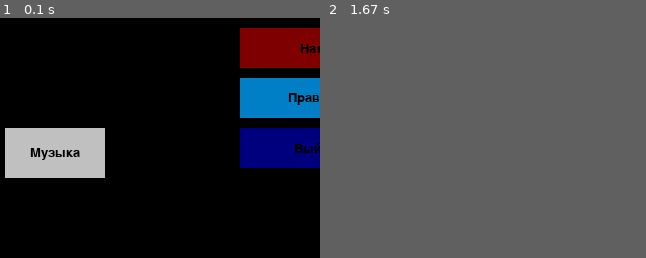
Above: before the commit, frames 1-2 (left to right).
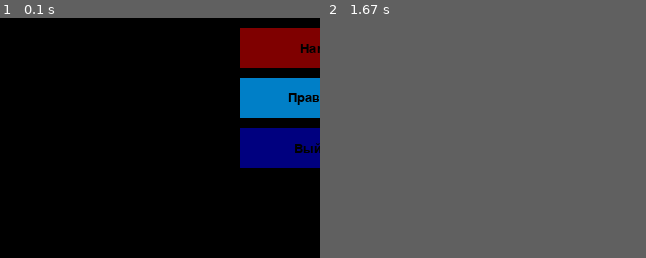
Above: after the commit, the same moments.

Repository: pepilica/project_pygame
Game: pygame game, started from yl2.py
Two runs of this game, one before a commit and one after it. Both use one fixed random seed, a clock stepped at 60 frames per second and the inputs below.
Inputs (mouse positions are % of the whole screen's width and height, from its top left):
- Up to frame 1 (0.1 s): no input
- Up to frame 2 (1.67 s): press the mouse at (9, 78) at 0.37 s; move the mouse to (22, 48) at 0.47 s; release the mouse at (35, 19) at 0.6 s; press the mouse at (49, 35) at 0.7 s; move the mouse to (38, 33) at 0.8 s; release the mouse at (26, 30) at 0.93 s; click (12, 32) at 1.05 s; press the mouse at (13, 5) at 1.37 s; move the mouse to (10, 20) at 1.47 s; release the mouse at (7, 35) at 1.6 s
The pictures show only the part of the screen within x 0-50%, y 50-100%; the shares and areas given below are measured in that part.

The runs differ from the first frame. In frame 1, 6.4% of the frame differs, in the area x 1-33%, y 45-67%; in frame 2, nothing differs.

Commit message:
Фикс багов

Diff:
--- a/yl2.py
+++ b/yl2.py
@@ -41,8 +41,6 @@
         pygame.init()
         pygame.mixer.init()
         pygame.mixer.set_num_channels(100)
-        TRACK = Music('visual/track.wav')
-        CHANNEL = pygame.mixer.Channel(99)
 
 
 # установка разрешения окна
@@ -61,24 +59,6 @@
 def terminate():
     pygame.quit()
     sys.exit(0)
-
-
-# класс игрового трека
-class Music:
-    # инициализация
-    def __init__(self, way):
-        global CHANNEL
-        self.playing = False
-        self.way = way
-
-    # включение и выключение
-    def change_play(self):
-        if self.playing:
-            CHANNEL.stop()
-            self.playing = False
-        else:
-            CHANNEL.play(pygame.mixer.Sound(self.way), loops=-1)
-            self.playing = True
 
 
 # стартовый экран
@@ -94,7 +74,6 @@
         easy = Button('Easy', w // 2, 150, 150, 40, (0, 127, 0), (100, 255, 100), screen, main)
         medium = Button('Medium', w // 2, 200, 150, 40, (127, 127, 0), (255, 255, 100), screen, main)
         hard = Button('Hard', w // 2, 250, 150, 40, (127, 0, 0), (255, 100, 100), screen, main)
-        music = Button('Музыка', 5, 350, 100, 50, (192, 192, 192), (127, 127, 127), screen, TRACK.change_play)
         rules_btn = Button('Правила', w // 2, 300, 150, 40, (0, 127, 199), (64, 255, 255), screen, rules)
         exit = Button("Выйти", w // 2, 350, 150, 40, (0, 0, 127), (100, 100, 255), screen, terminate)
         while running:
@@ -109,7 +88,6 @@
             medium.update()
             hard.update()
             exit.update()
-            music.update()
             rules_btn.update()
             intro_rect.y = 50
             intro_rect.x = w // 2 + intro_rect.width // 2
